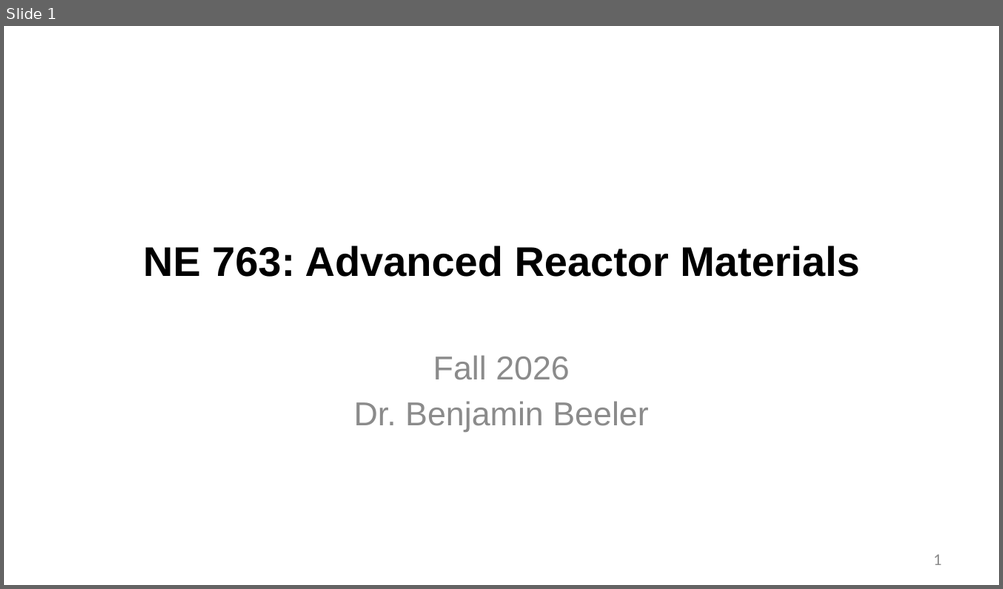
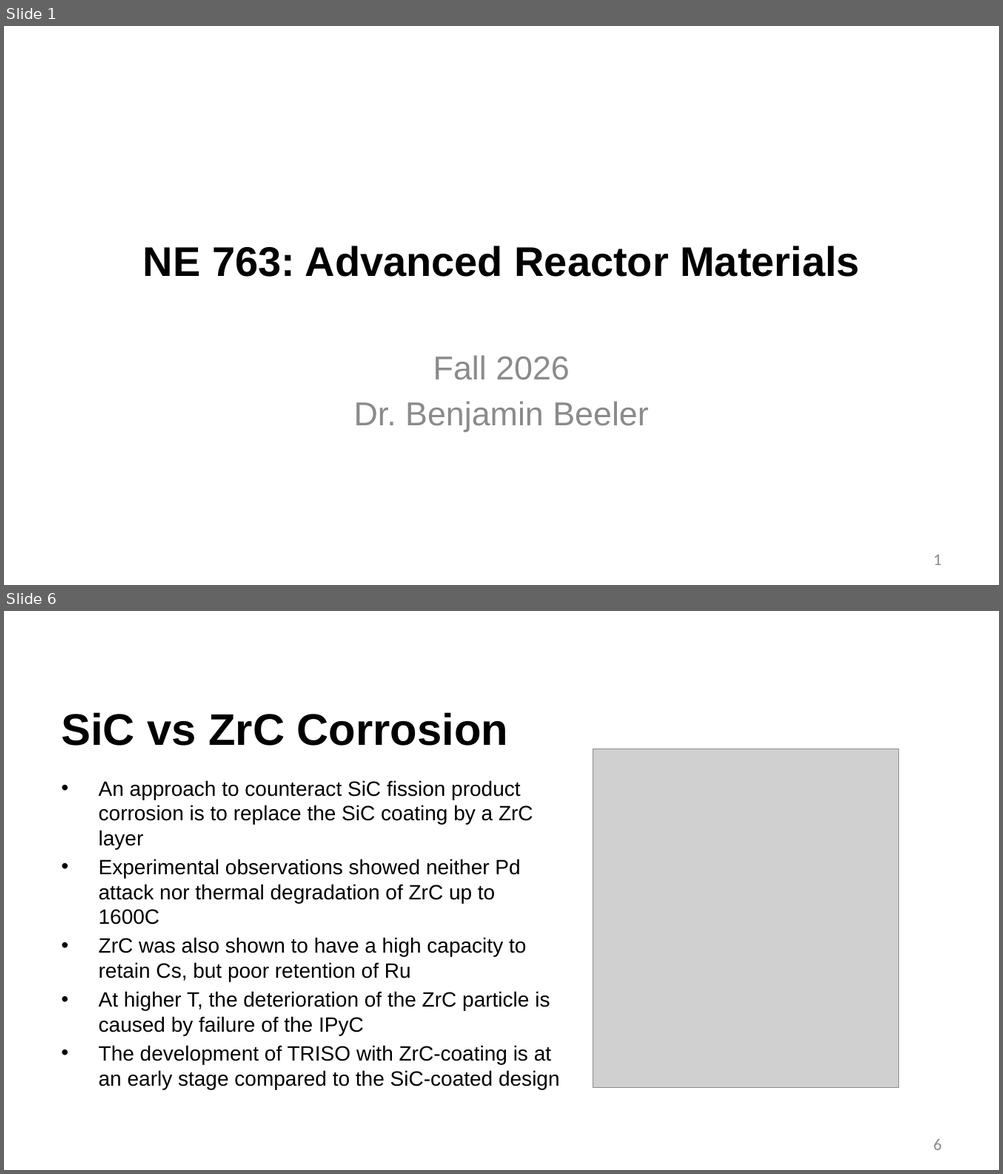
Before and after one commit to benbeeler/TEACHING, a slide deck: Advanced Reactor Materials/Fall2026/Lec7_TRISO.pptx. Shown one above the other, each under a label of ours: slide 1 before the commit, slides 1 and 6 after it; the slides between them are not shown. The pictures are 1003x589 and 1003x1174 pixels, drawn with LibreOffice and Linux fonts; fonts in the diff are those of the drawing; grey boxes stand for pictures; background and template pictures are left out. Boxes give left, top, right and bottom in pixels: in the first picture for what was removed or moved away, otherwise in the second. Text is boxed around its words. In the diff, an @@ line names an element or a change of style, - is before the commit and + after.

```diff
--- a/Advanced Reactor Materials/Fall2026/Lec7_TRISO.pptx
+++ b/Advanced Reactor Materials/Fall2026/Lec7_TRISO.pptx
@@ slide 6 added at <box>4,611,999,1170</box>, background #FFFFFF @@
@@ title added at <box>61,712,508,746</box>, 42.7 pt, text #000000, bold @@
+SiC vs ZrC Corrosion
@@ picture added at <box>593,749,899,1088</box> @@
@@ text added at <box>99,780,560,1090</box>, 20 pt, text #000000 @@
+• An approach to counteract SiC fission product corrosion is to replace the SiC coating by a ZrC layer
+• Experimental observations showed neither Pd attack nor thermal degradation of ZrC up to 1600C
+• ZrC was also shown to have a high capacity to retain Cs, but poor retention of Ru
+• At higher T, the deterioration of the ZrC particle is caused by failure of the IPyC
+• The development of TRISO with ZrC-coating is at an early stage compared to the SiC-coated design
@@ page number added at <box>933,1139,941,1150</box>, 16 pt, text #8C8C8C @@
+6
```
Also in this commit, not shown: 1 slide changed, 12 other slides added, 4 other files.
